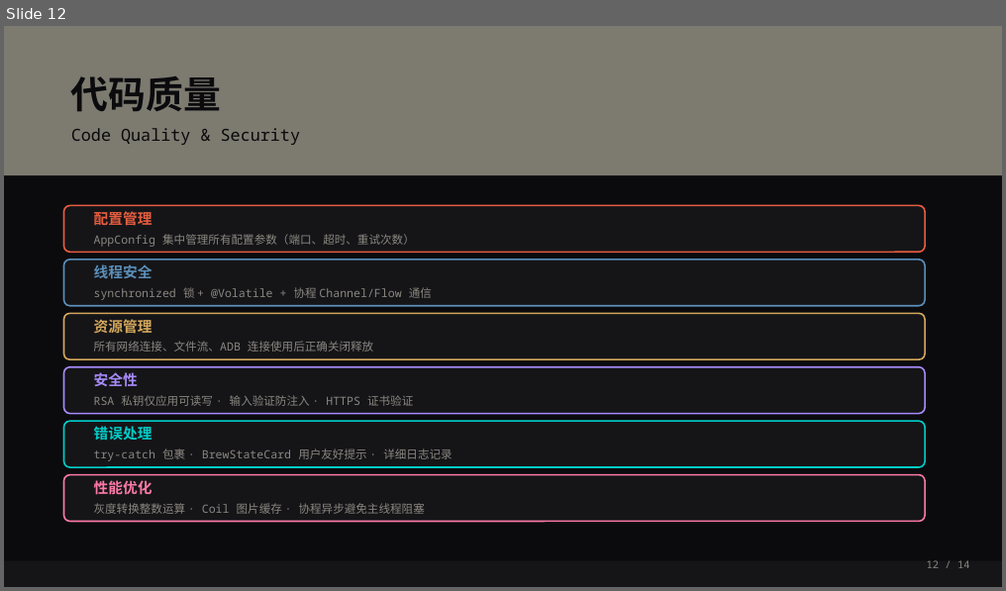
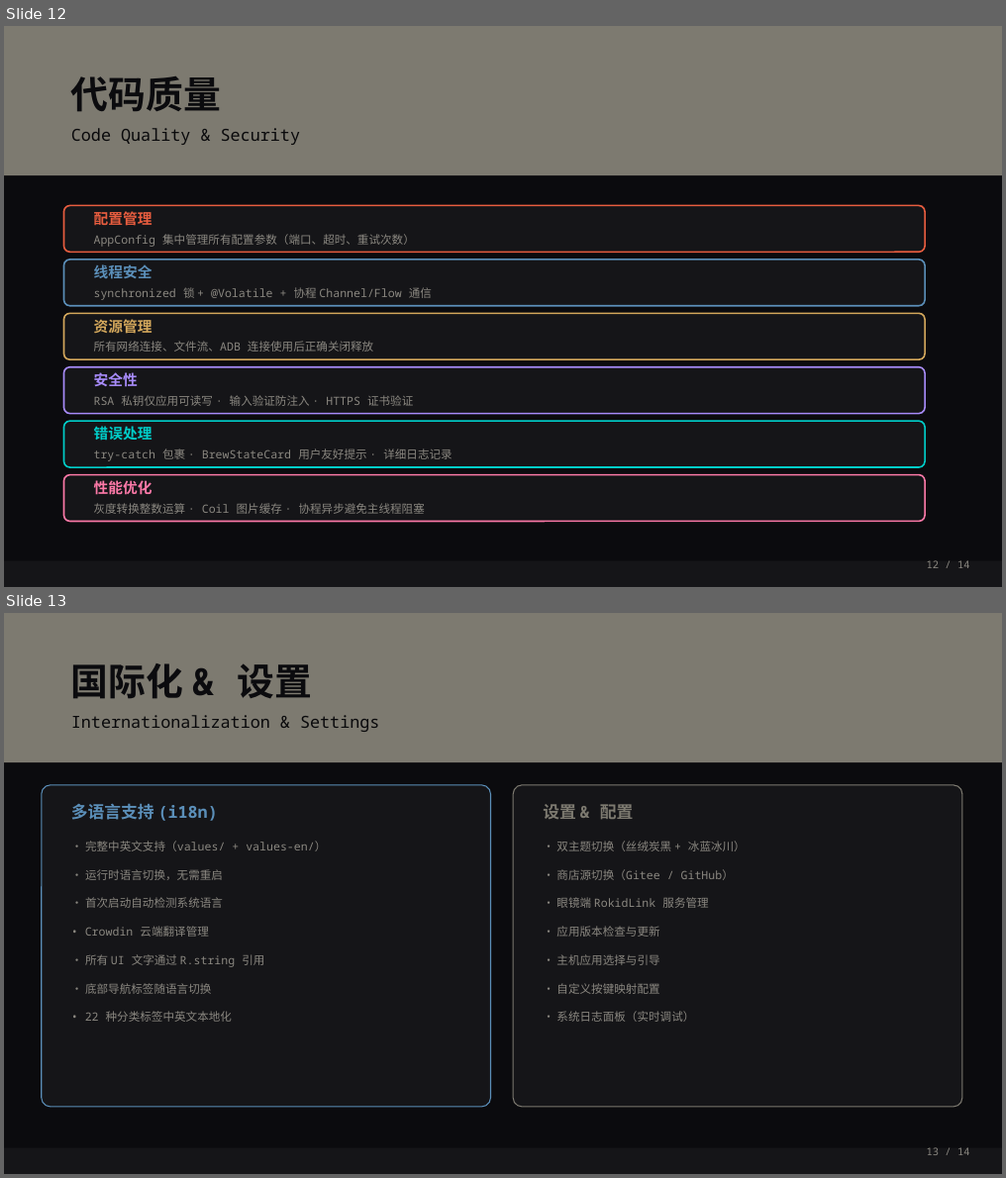
Before and after one commit to mdloverm/RokidLab, a slide deck: docs/RokidLab-项目介绍.pptx. Shown one above the other, each under a label of ours: slide 12 before the commit, slides 12 and 13 after it. The pictures are 1006x591 and 1006x1178 pixels, drawn with LibreOffice and Linux fonts; fonts in the diff are those of the drawing. Boxes give left, top, right and bottom in pixels: in the first picture for what was removed or moved away, otherwise in the second. Text is boxed around its words. In the diff, an @@ line names an element or a change of style, - is before the commit and + after.

Commit message:
docs: 更新PPT为完整项目介绍（移除更新内容，新增国际化与设置）

```diff
--- a/docs/RokidLab-项目介绍.pptx
+++ b/docs/RokidLab-项目介绍.pptx
@@ slide 13 added at (x1=4, y1=613, x2=1002, y2=1174), background #0B0B0E @@
@@ rectangle added at (x1=4, y1=613, x2=1002, y2=762), fill #7D7A70 @@
@@ text added at (x1=71, y1=663, x2=312, y2=699), 36 pt, text #0B0B0E, bold @@
+国际化 & 设置
@@ text added at (x1=71, y1=715, x2=379, y2=732), 16 pt, text #09090B @@
+Internationalization & Settings
@@ rounded rectangle added at (x1=42, y1=785, x2=491, y2=1107), fill #151518, outline #5B8FB9 1 pt @@
@@ rounded rectangle added at (x1=513, y1=785, x2=962, y2=1107), fill #151518, outline #7D7A70 1 pt @@
@@ text added at (x1=71, y1=803, x2=218, y2=821), 16 pt, text #5B8FB9, bold @@
+多语言支持 (i18n)
@@ text added at (x1=543, y1=804, x2=634, y2=819), 16 pt, text #7D7A70, bold @@
+设置 & 配置
@@ text added at (x1=85, y1=841, x2=326, y2=852), 11 pt, text #8A8780 @@
+• 完整中英文支持（values/ + values-en/）
@@ text added at (x1=556, y1=841, x2=746, y2=852), 11 pt, text #8A8780 @@
+• 双主题切换（丝绒炭黑 + 冰蓝冰川）
@@ text added at (x1=85, y1=869, x2=223, y2=880), 11 pt, text #8A8780 @@
+• 运行时语言切换，无需重启
@@ text added at (x1=556, y1=869, x2=734, y2=880), 11 pt, text #8A8780 @@
+• 商店源切换（Gitee / GitHub）
@@ text added at (x1=85, y1=897, x2=223, y2=908), 11 pt, text #8A8780 @@
+• 首次启动自动检测系统语言
@@ text added at (x1=556, y1=897, x2=708, y2=908), 11 pt, text #8A8780 @@
+• 眼镜端 RokidLink 服务管理
@@ text added at (x1=85, y1=926, x2=208, y2=937), 11 pt, text #8A8780 @@
+• Crowdin 云端翻译管理
@@ text added at (x1=556, y1=926, x2=659, y2=937), 11 pt, text #8A8780 @@
+• 应用版本检查与更新
@@ text added at (x1=85, y1=955, x2=264, y2=967), 11 pt, text #8A8780 @@
+• 所有 UI 文字通过 R.string 引用
@@ text added at (x1=556, y1=955, x2=659, y2=965), 11 pt, text #8A8780 @@
+• 主机应用选择与引导
@@ text added at (x1=85, y1=983, x2=211, y2=994), 11 pt, text #8A8780 @@
+• 底部导航标签随语言切换
@@ text added at (x1=556, y1=983, x2=659, y2=994), 11 pt, text #8A8780 @@
+• 自定义按键映射配置
@@ text added at (x1=85, y1=1011, x2=232, y2=1022), 11 pt, text #8A8780 @@
+• 22 种分类标签中英文本地化
@@ text added at (x1=556, y1=1011, x2=694, y2=1022), 11 pt, text #8A8780 @@
+• 系统日志面板（实时调试）
@@ rectangle added at (x1=4, y1=1149, x2=1002, y2=1174), fill #151518 @@
@@ text added at (x1=927, y1=1148, x2=970, y2=1156), 10 pt, text #8A8780 @@
+13 / 14
```
Also in this commit, not shown: 1 slide removed.
